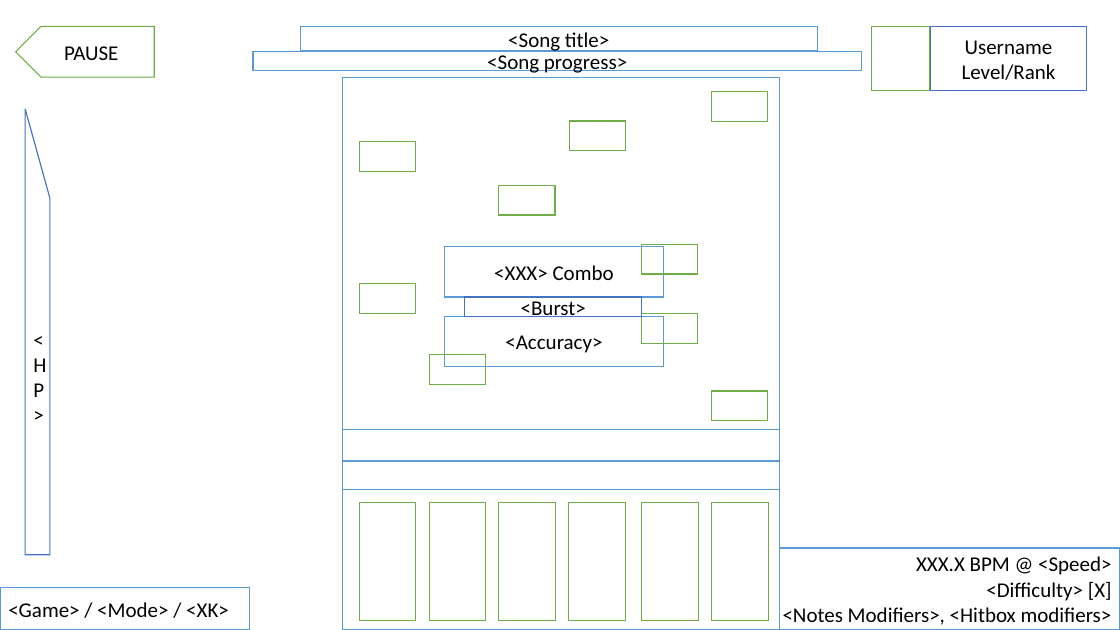
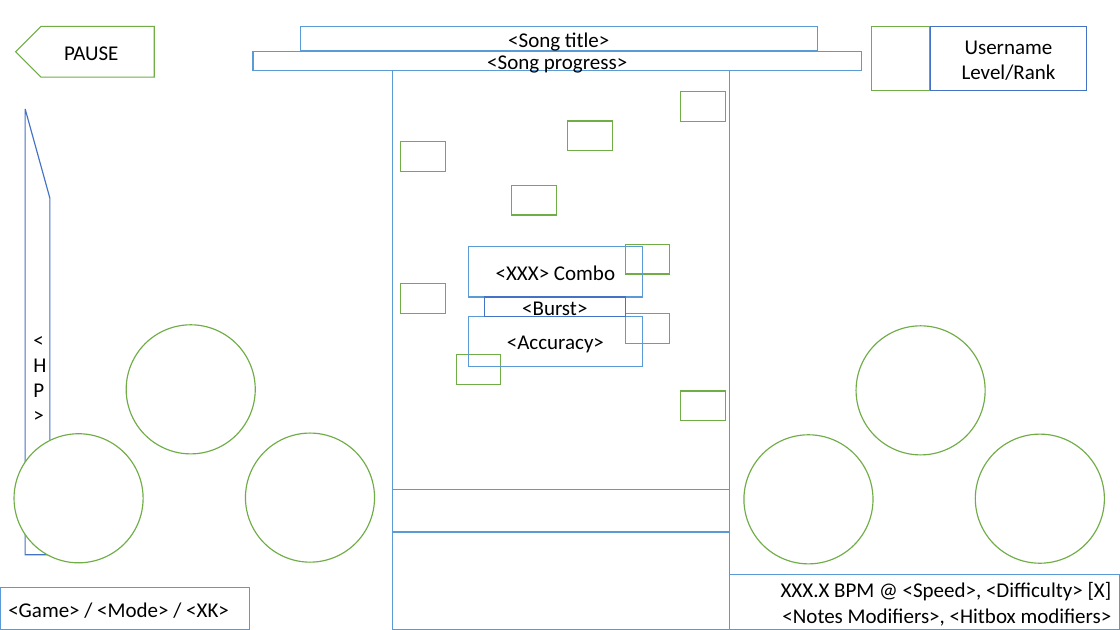
Before and after one commit to Ikeiwa/beats2, a slide deck: slide 11 of beats2/Docs/Beats2 - Design Spec.pptx (slide 16 before the commit). Drawn at 1120x630 pixels with LibreOffice and Linux fonts; fonts in the diff are those of the drawing. Boxes give left, top, right and bottom in pixels: in the first picture for what was removed or moved away, otherwise in the second. Text is boxed around its words. In the diff, an @@ line names an element or a change of style, - is before the commit and + after.

```diff
--- a/beats2/Docs/Beats2 - Design Spec.pptx
+++ b/beats2/Docs/Beats2 - Design Spec.pptx
@@ rectangle: place and size @@
-rectangle at <box>343,77,780,489</box>
+rectangle at <box>392,71,730,630</box>
@@ rectangle: place and size @@
-rectangle at <box>712,92,768,122</box>
+rectangle at <box>681,92,725,122</box>
@@ rectangle: place and size @@
-rectangle at <box>360,141,416,171</box>
+rectangle at <box>401,141,445,171</box>
@@ rectangle: place and size @@
-rectangle at <box>570,121,626,151</box>
+rectangle at <box>568,121,613,151</box>
@@ rectangle: place and size @@
-rectangle at <box>499,185,555,215</box>
+rectangle at <box>512,185,556,215</box>
@@ rectangle "<XXX> Combo": place and size @@
-rectangle "<XXX> Combo" at <box>445,246,664,297</box>
+rectangle "<XXX> Combo" at <box>469,246,643,297</box>
@@ rectangle: place and size @@
-rectangle at <box>642,245,698,275</box>
+rectangle at <box>625,245,670,275</box>
@@ rectangle: place and size @@
-rectangle at <box>360,283,416,313</box>
+rectangle at <box>401,283,445,313</box>
@@ rectangle "<Burst>": place and size @@
-rectangle "<Burst>" at <box>465,297,642,317</box>
+rectangle "<Burst>" at <box>485,297,625,317</box>
@@ ellipse added at <box>126,325,255,455</box>, fill #FFFFFF, outline #70AD47 1 pt @@
@@ rectangle "<Accuracy>": place and size @@
-rectangle "<Accuracy>" at <box>445,316,664,366</box>
+rectangle "<Accuracy>" at <box>469,316,643,366</box>
@@ rectangle: place and size @@
-rectangle at <box>642,313,698,344</box>
+rectangle at <box>625,313,670,344</box>
@@ ellipse added at <box>856,326,986,455</box>, fill #FFFFFF, outline #70AD47 1 pt @@
@@ rectangle: place and size @@
-rectangle at <box>429,355,486,385</box>
+rectangle at <box>456,355,501,385</box>
@@ rectangle: place and size @@
-rectangle at <box>712,391,768,421</box>
+rectangle at <box>681,391,725,421</box>
@@ ellipse added at <box>14,434,144,563</box>, fill #FFFFFF, outline #70AD47 1 pt @@
@@ ellipse added at <box>245,434,375,563</box>, fill #FFFFFF, outline #70AD47 1 pt @@
@@ rectangle removed at <box>343,430,780,461</box> @@
@@ ellipse added at <box>744,435,874,565</box>, fill #FFFFFF, outline #70AD47 1 pt @@
@@ ellipse added at <box>975,434,1105,564</box>, fill #FFFFFF, outline #70AD47 1 pt @@
@@ rectangle removed at <box>360,503,416,621</box> @@
@@ rectangle: place and size @@
-rectangle at <box>343,490,780,630</box>
+rectangle at <box>392,489,730,532</box>
@@ rectangle removed at <box>429,503,486,621</box> @@
@@ rectangle removed at <box>499,503,556,621</box> @@
@@ rectangle removed at <box>569,503,626,621</box> @@
@@ rectangle removed at <box>642,503,699,621</box> @@
@@ rectangle removed at <box>712,503,769,621</box> @@
@@ rectangle "XXX.X BPM @ <Speed>, <Difficulty> ...": place and size @@
-rectangle "XXX.X BPM @ <Speed>, <Difficulty> ..." at <box>603,548,1120,629</box>
+rectangle "XXX.X BPM @ <Speed>, <Difficulty> ..." at <box>706,575,1120,629</box>
@@ text in rectangle at <box>781,581,1112,626</box>: text changed @@
-XXX.X BPM @ <Speed>
-<Difficulty> [X]
-<Notes Modifiers>, <Hitbox modifiers>
+XXX.X BPM @ <Speed>, <Difficulty> [X]
+<Notes Modifiers>, <Hitbox modifiers>
```
Also in this commit, not shown: 17 other slides changed, 6 slides removed, 7 other files.
